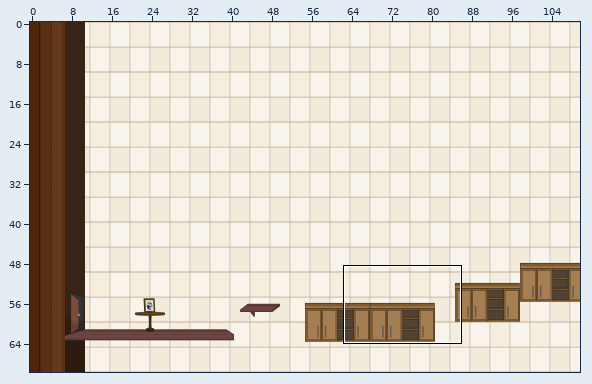
Two versions of a level (Tiled map, android/assets/Cocina3.tmx). Above, an overview of the earlier version with the close-up marked.
Close-up. Before the commit:
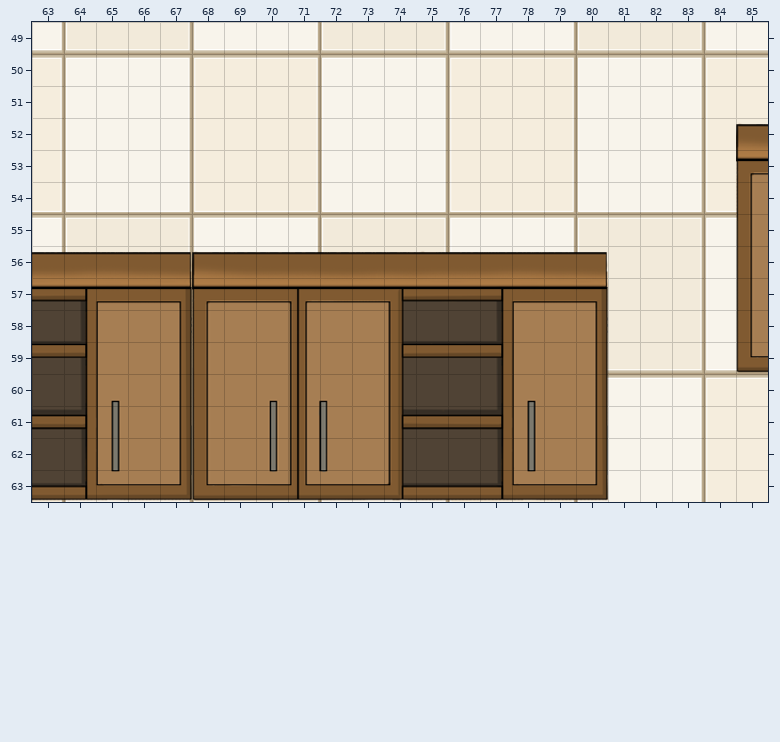
Cells are 45x45 px. Shown: x 63..85, y 49..63. The commit also changed other parts of the map, which this record leaves out.
New version:
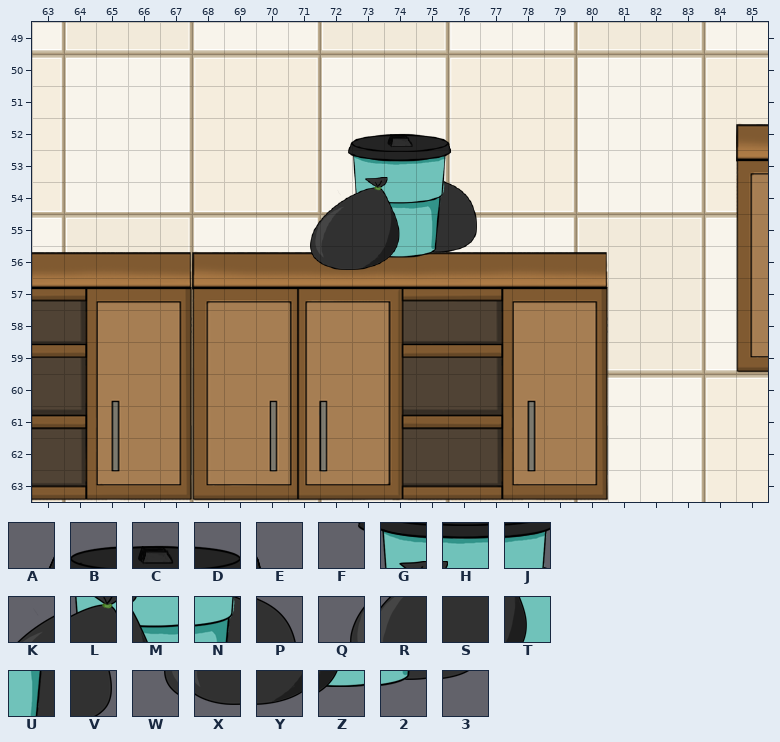
Key: from "Fondo Cocina": A 120, B 121, C 122, D 123, E 124, F 205, G 206, H 207, J 208, K 290, L 291, M 292, N 293, P 294, Q 374, R 375, S 376, T 377, U 378, V 379, W 459, X 460, Y 461, Z 462, 2 463, 3 464.
_ is an empty cell.
The edit:
Layer "DetallesFondo2":
The edit adds tile 2 in row 56 at x 75.
The edit adds tile 3 in row 56 at x 76.
The edit adds tile A in row 52 at x 72.
The edit adds tile B in row 52 at x 73.
The edit adds tile C in row 52 at x 74.
The edit adds tile D in row 52 at x 75.
The edit adds tile E in row 52 at x 76.
The edit adds tile F in row 53 at x 72.
The edit adds tile G in row 53 at x 73.
The edit adds tile H in row 53 at x 74.
The edit adds tile J in row 53 at x 75.
The edit adds tile K in row 54 at x 72.
The edit adds tile L in row 54 at x 73.
The edit adds tile M in row 54 at x 74.
The edit adds tile N in row 54 at x 75.
The edit adds tile P in row 54 at x 76.
The edit adds tile Q in row 55 at x 71.
The edit adds tile R in row 55 at x 72.
The edit adds tile S in row 55 at x 73.
The edit adds tile T in row 55 at x 74.
The edit adds tile U in row 55 at x 75.
The edit adds tile V in row 55 at x 76.
The edit adds tile W in row 56 at x 71.
The edit adds tile X in row 56 at x 72.
The edit adds tile Y in row 56 at x 73.
The edit adds tile Z in row 56 at x 74.
Boxes around the changes in both close-ups, in picture pixels (x1, y1, x2, y2):
added: (310, 133, 477, 270)
